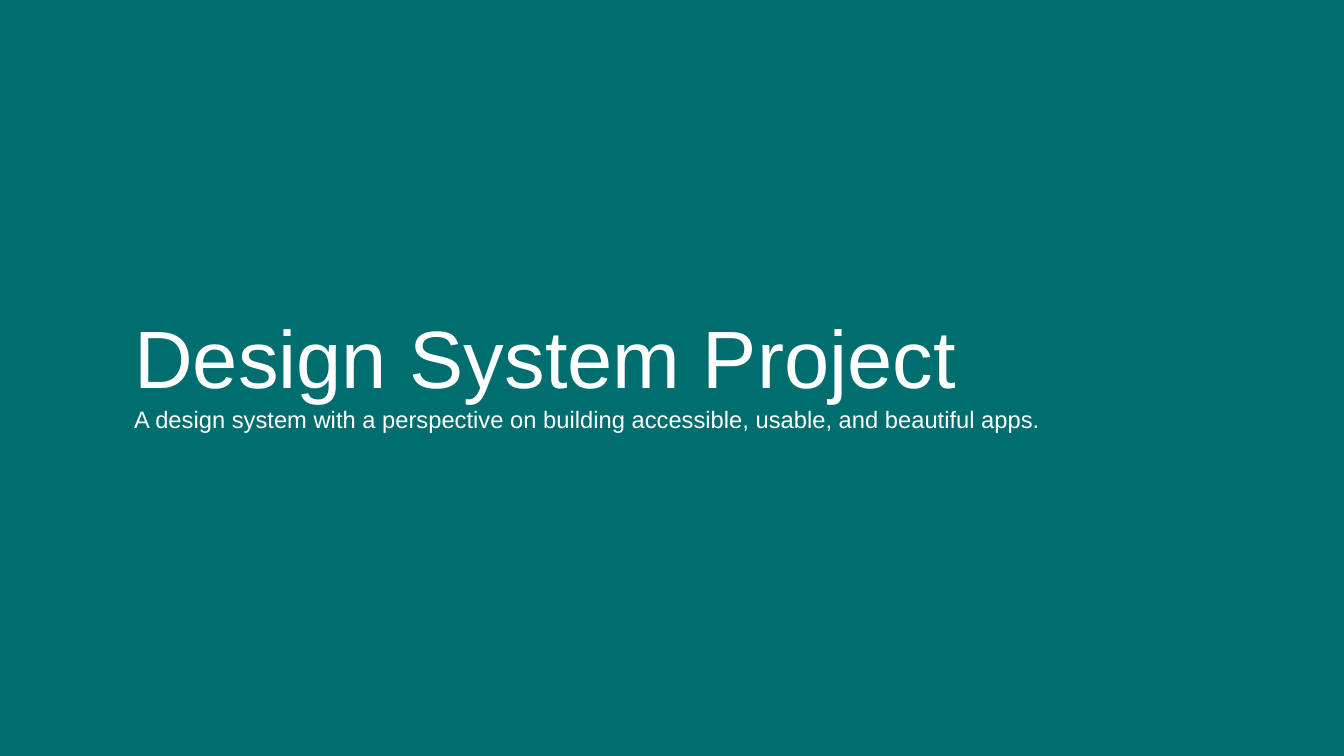
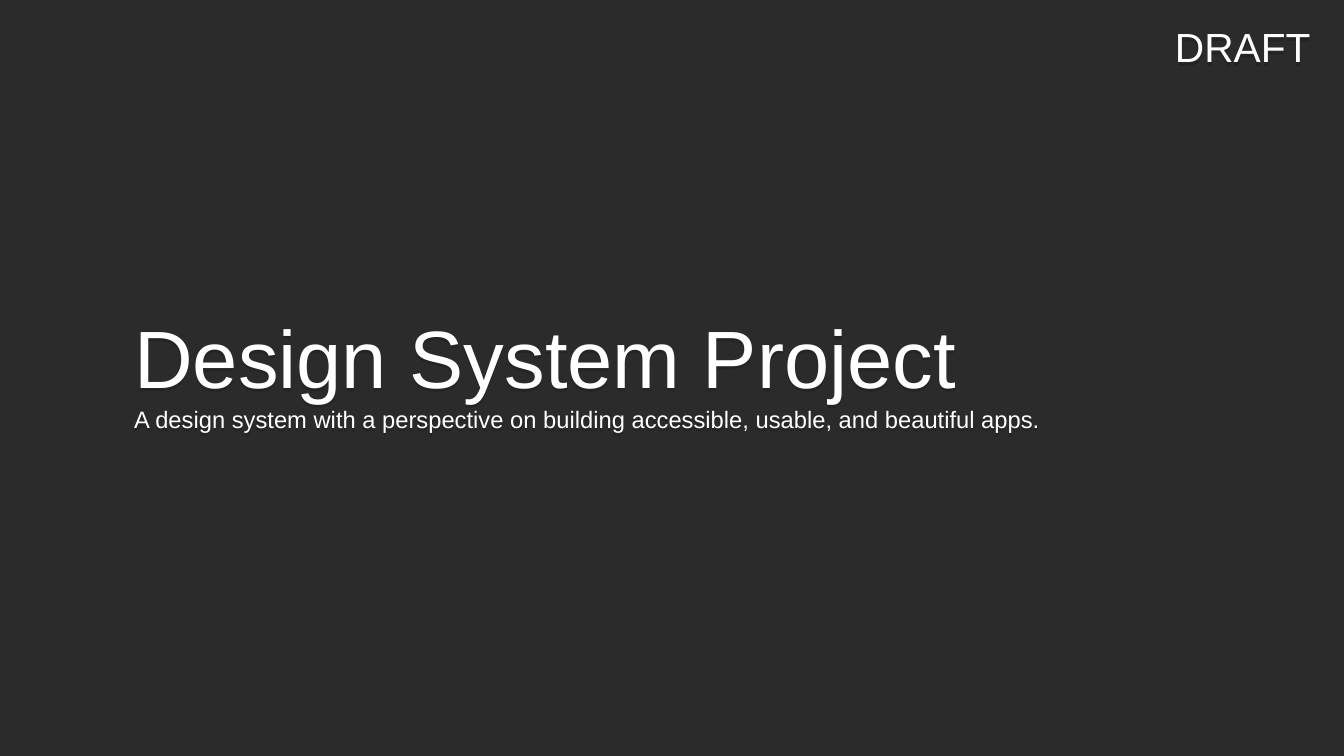
Before and after one commit to Dottenpixel/design-system-1, a slide deck: slide 1 of Project Overview.odp. Drawn at 1344x756 pixels with LibreOffice and Linux fonts; fonts in the diff are those of the drawing; background and template pictures are left out; a plain dark background stands for a picture behind light text. Boxes give left, top, right and bottom in pixels: in the first picture for what was removed or moved away, otherwise in the second. Text is boxed around its words. In the diff, an @@ line names an element or a change of style, - is before the commit and + after.

```diff
--- a/Project Overview.odp
+++ b/Project Overview.odp
@@ background #006D6F to picture (left out) @@
@@ text added at bbox=[1175, 34, 1310, 62], 24 pt, text #FFFFFF @@
+DRAFT
```
Also in this commit, not shown: 6 other slides changed.
